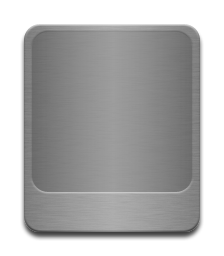
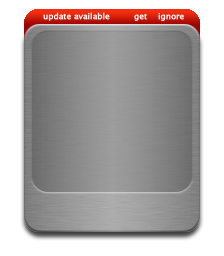
Layered file, before and after one edit (224 x 256). Changes by layer:
added group "Update" with 4 layers above "2.2.1 Border" over [24, 9, 200, 40]
added layer "ignore" in group "Update" over [158, 12, 184, 21]
added layer "get" in group "Update" over [134, 13, 147, 21]
added layer "update available" in group "Update" over [43, 12, 110, 21]
added layer "Layer 31" in group "Update" over [24, 9, 200, 40]
